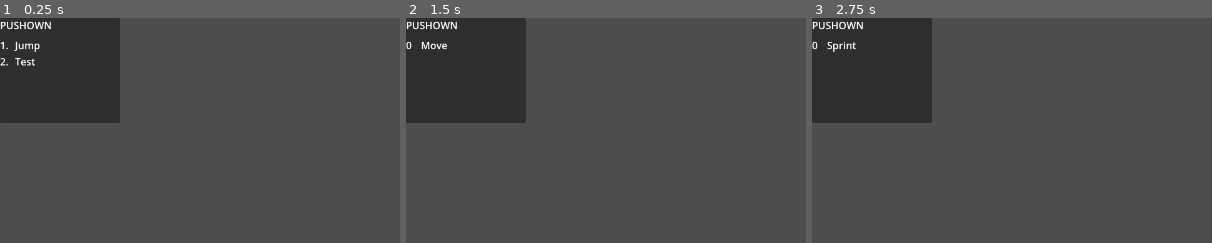
Above: before the commit, frames 1-3 (left to right).
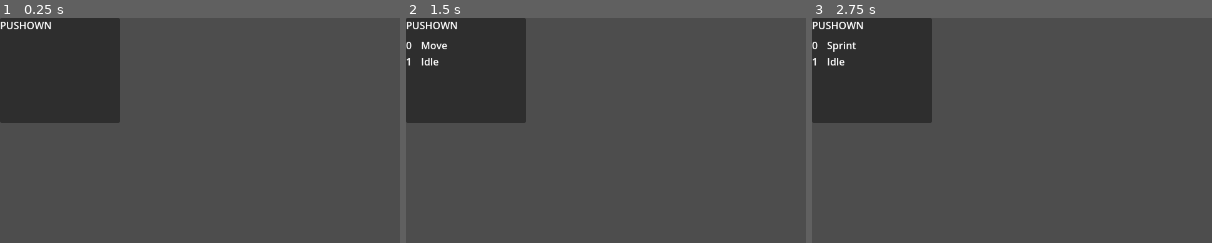
Above: after the commit, the same moments.

Repository: seffa1/ZombieGameRefactor
Game: Godot game, scene res://Main/Game.tscn
Two runs of this game, one before a commit and one after it. Both use one fixed random seed, a clock stepped at 60 frames per second and the inputs below.
Inputs (mouse positions are % of the whole screen's width and height, from its top left):
- Up to frame 1 (0.25 s): no input
- Up to frame 2 (1.5 s): tap Enter at 0.5 s; move the mouse to (72, 45) at 0.52 s; press the mouse at (72, 45) at 0.53 s; hold D (move_right) 0.53-1.28 s; tap Space at 1.25 s; move the mouse to (30, 55) at 1.27 s; release the mouse at (30, 55) at 1.28 s; hold S (move_down) from 1.28 s (still down); click (30, 55) at 1.35 s
- Up to frame 3 (2.75 s): tap Enter at 2 s; move the mouse to (60, 28) at 2.02 s; release S (move_down) at 2.03 s; hold D (move_right) from 2.03 s (still down); hold Shift (sprint) from 2.03 s (still down); click (60, 28) at 2.3 s
The pictures show only the part of the screen within x 0-50%, y 0-50%; the shares and areas given below are measured in that part.

The runs differ from the first frame. In frame 1, 0.3% of the frame differs, in the area x 0-10%, y 10-22%; in frame 2, 0.1%; in frame 3, 0.1%.
Error in both runs: Invalid access to property or key 'state_name' on a base object of type 'Node (sprint.gd)'. (res://Libraries/state_machine.gd:55)

Commit message:
player state

Diff:
--- a/Debug/StatesStackDiplayer.tscn
+++ b/Debug/StatesStackDiplayer.tscn
@@ -3,12 +3,10 @@
 [ext_resource type="Script" path="res://debug/states-stack-displayer.gd" id="1"]
 
 [node name="StatesStackDiplayer" type="Panel"]
+top_level = true
 offset_right = 192.0
 offset_bottom = 168.0
 script = ExtResource("1")
-__meta__ = {
-"_edit_group_": true
-}
 
 [node name="Title" type="Label" parent="."]
 layout_mode = 1
@@ -28,13 +26,9 @@
 offset_top = 32.0
 offset_right = 176.0
 offset_bottom = 168.0
-text = "Jump
-Test"
 
 [node name="Numbers" type="Label" parent="."]
 layout_mode = 0
 offset_top = 32.0
 offset_right = 168.0
 offset_bottom = 168.0
-text = "1.
-2."
--- a/Libraries/state_machine.gd
+++ b/Libraries/state_machine.gd
@@ -61,7 +61,6 @@
 	current_state._on_animation_finished(anim_name)
 
 func _change_state(state_name):
-	print("State machine state changed")
 	if not _active:
 		return
 	current_state.exit()
--- a/Main/Game.tscn
+++ b/Main/Game.tscn
@@ -11,7 +11,6 @@
 position = Vector2(353, 151)
 
 [node name="StatesStackDiplayer" parent="GameWorld" instance=ExtResource("2_ao502")]
-top_level = true
 
 [connection signal="state_changed" from="GameWorld/Player/StateMachineMovement" to="GameWorld/StatesStackDiplayer" method="_on_state_machine_movement_state_changed"]
 
--- a/Player/player_state_machine_movement.gd
+++ b/Player/player_state_machine_movement.gd
@@ -5,7 +5,6 @@
 This way the legs can freely move / sprint / idle while the player shoots without
 interuption.
 """
-
 
 
 func _ready():
@@ -24,7 +23,8 @@
 	print("Player movement state changed: " + str(state_name))
 	if not _active:
 		return
-	if state_name in ["shoot", "die"]:
+	# If we want to add state to the state-queue
+	if state_name in ["die", "move"]:
 		states_stack.push_front(states_map[state_name])
 	super(state_name)
 
--- a/Player/states/movement/move.gd
+++ b/Player/states/movement/move.gd
@@ -26,15 +26,15 @@
 
 
 func update(delta):
-	print("Updating")
 	var input_direction = get_input_direction()
 	if not input_direction:
-		print("No input, going idle")
-		emit_signal("finished", "idle")
-	else:
-		print("Movement input: " + str(input_direction))
+		emit_signal("finished", "previous")
 
 	regenerate_stamina()
+
+	# move the player
+	owner.velocity = input_direction.normalized() * WALK_SPEED
+	owner.move_and_slide()
 
 
 func _on_animation_finished(anim_name):
